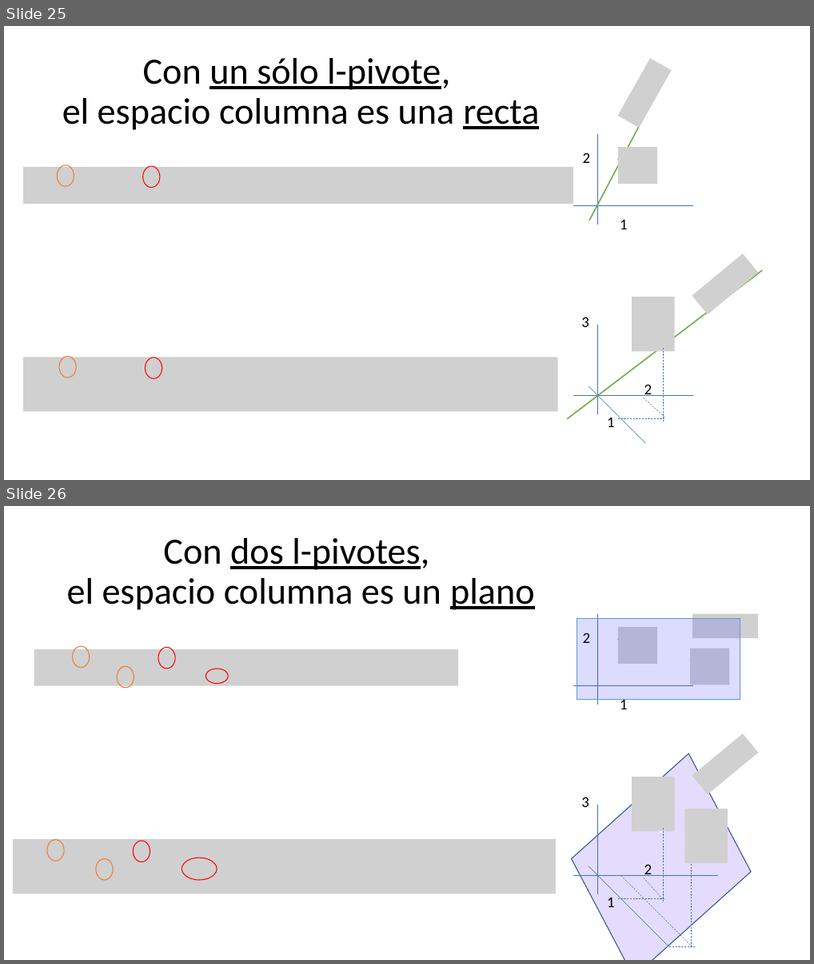
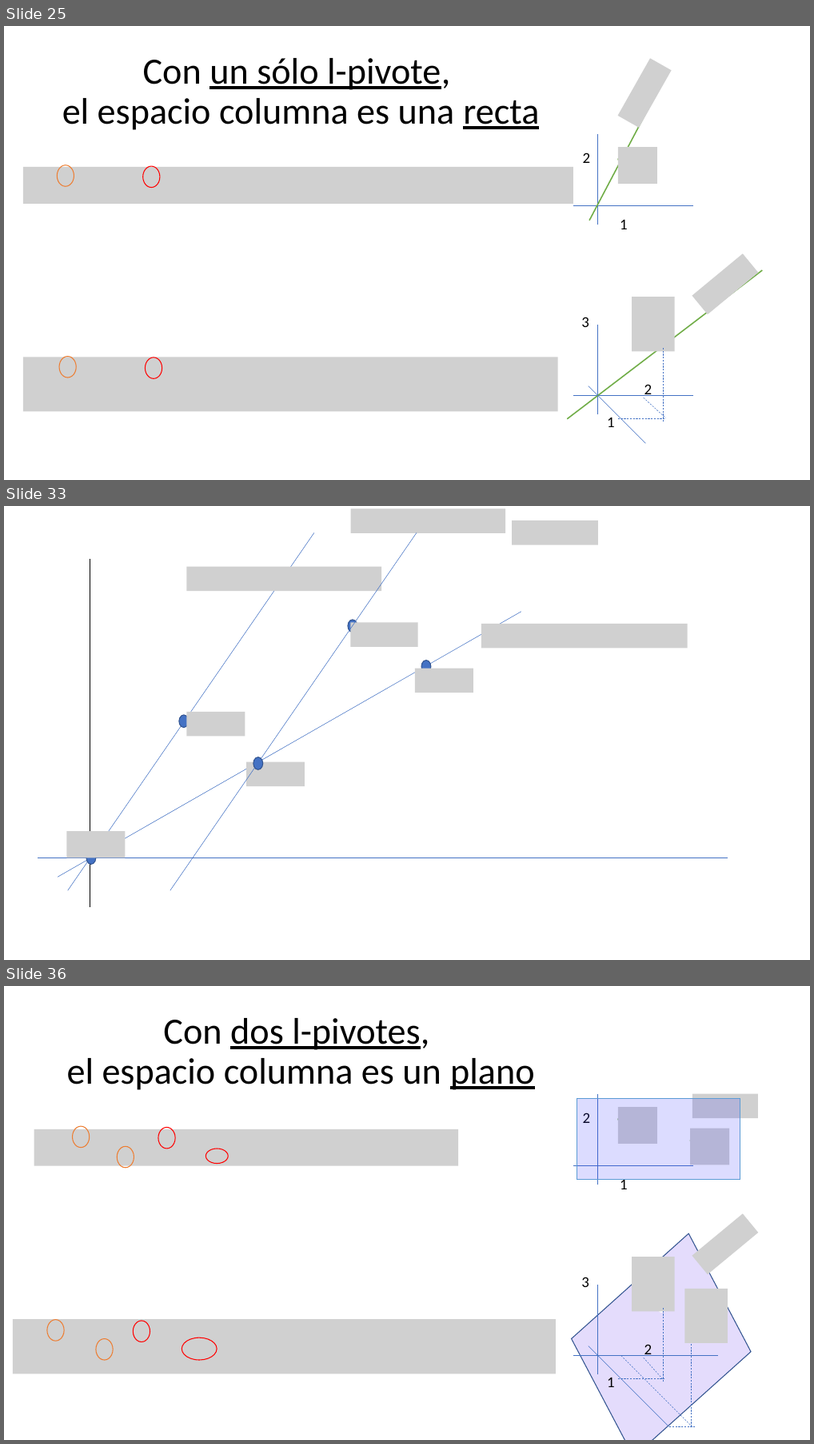
Before and after one commit to GerardoMunoz/PresentacionesAlgebraLineal, a slide deck: Combinación lineal de vectores.pptx. Shown one above the other, each under a label of ours: slides 25 and 26 before the commit, slides 25, 33 and 36 after it; the slides between them are not shown. The pictures are 814x964 and 814x1444 pixels, drawn with LibreOffice and Linux fonts; fonts in the diff are those of the drawing; grey boxes stand for pictures. Boxes give left, top, right and bottom in pixels: in the first picture for what was removed or moved away, otherwise in the second. Text is boxed around its words. In the diff, an @@ line names an element or a change of style, - is before the commit and + after.

```diff
--- a/Combinación lineal de vectores.pptx
+++ b/Combinación lineal de vectores.pptx
@@ slide 33 added at [4, 506, 810, 960], background #FFFFFF @@
@@ picture added at [351, 509, 506, 533] @@
@@ picture added at [512, 520, 598, 544] @@
@@ line added from (67, 890) to (314, 532), #4472C4 0.5 pt @@
@@ line added from (170, 890) to (417, 532), #4472C4 0.5 pt @@
@@ line added from (90, 560) to (90, 907), #000000 1.5 pt @@
@@ picture added at [186, 567, 382, 591] @@
@@ line added from (58, 877) to (522, 612), #4472C4 0.5 pt @@
@@ ellipse added at [348, 620, 358, 632], fill #4472C4, outline #325491 1 pt @@
@@ picture added at [350, 622, 418, 646] @@
@@ picture added at [482, 624, 688, 648] @@
@@ picture added at [415, 668, 474, 692] @@
@@ ellipse added at [422, 660, 432, 673], fill #4472C4, outline #325491 1 pt @@
@@ ellipse added at [179, 715, 189, 728], fill #4472C4, outline #325491 1 pt @@
@@ picture added at [186, 712, 245, 736] @@
@@ picture added at [246, 762, 305, 786] @@
@@ ellipse added at [254, 757, 263, 770], fill #4472C4, outline #325491 1 pt @@
@@ picture added at [67, 831, 125, 857] @@
@@ line added from (38, 857) to (728, 857), #4472C4 0.5 pt @@
@@ ellipse added at [86, 852, 96, 864], fill #4472C4, outline #325491 1 pt @@
@@ what was slide 26 is now slide 36 @@
```
Also in this commit, not shown: 9 other slides added.
